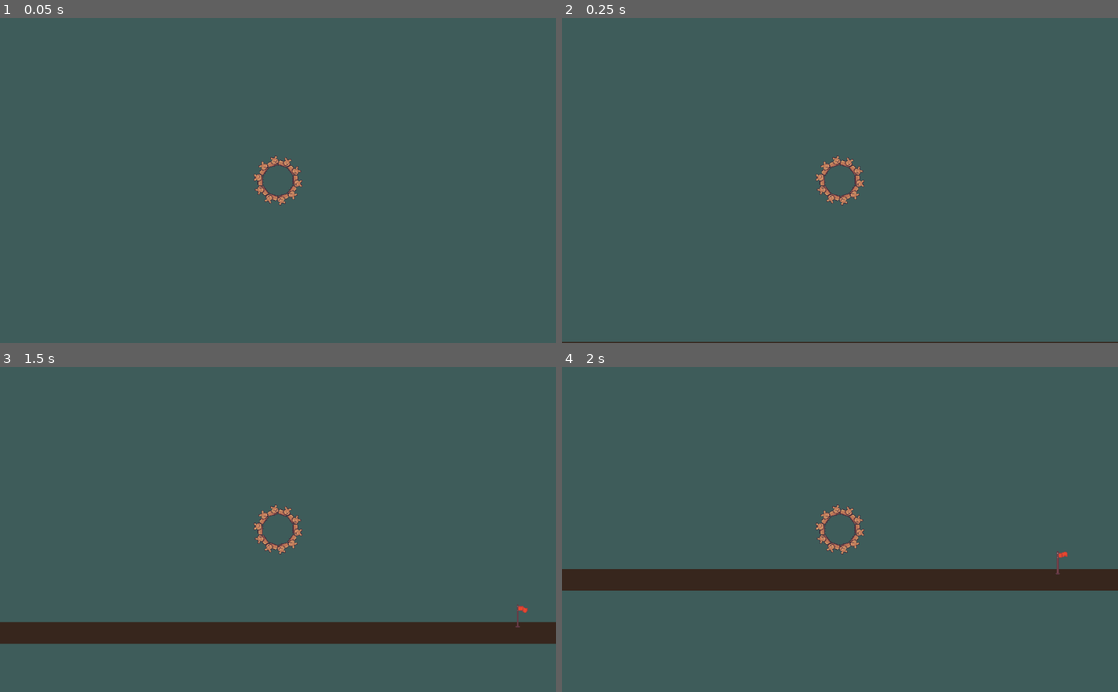
Above: before the commit, frames 1-4 (two rows, left to right).
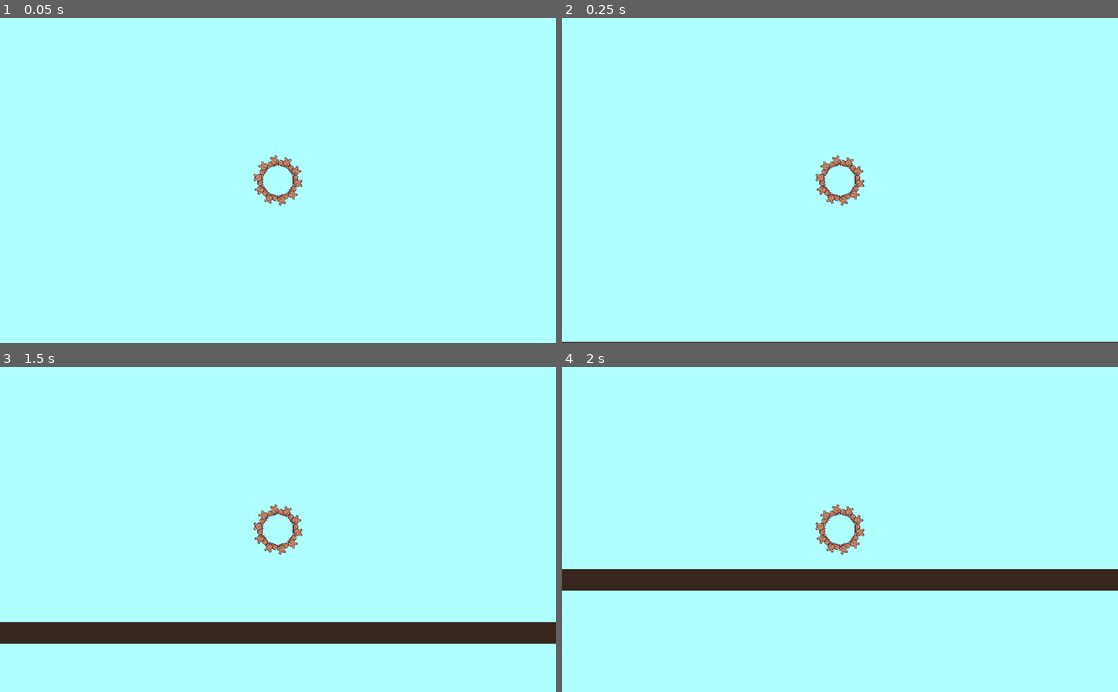
Above: after the commit, the same moments.

Repository: MichaelBelousov/optt-multiplayer-jam
Game: Godot game, scene res://src/test.tscn
Same seed, same stepped clock (60 frames per second), same inputs: the game is played once before the commit and once after it. This scene is started directly instead of the project's main scene.
Inputs:
- Up to frame 1 (0.05 s): no input
- Up to frame 2 (0.25 s): no input
- Up to frame 3 (1.5 s): tap Enter at 0.5 s; hold D (move_right) 0.53-1.28 s; tap Space at 0.6, 0.77, 1.07 s; hold A (move_left) from 1.28 s (still down); tap Left (p2_move_left) at 1.35 s
- Up to frame 4 (2 s): keep holding A (move_left); tap Space at 1.52, 1.55, 1.82 s

The runs differ from the first frame. In frame 1, 100% of the frame differs, in the area x 0-100%, y 0-100%; in frame 2, 99%; in frame 3, 93%; in frame 4, 93%.

Commit message:
work on victory condition and add theme with a pixel font

Diff:
--- a/project.godot
+++ b/project.godot
@@ -97,4 +97,5 @@
 [rendering]
 
 quality/driver/driver_name="GLES2"
+environment/default_clear_color=Color( 0.686275, 1, 0.992157, 1 )
 environment/default_environment="res://default_env.tres"
--- /dev/null
+++ b/src/flag.gd
@@ -0,0 +1,26 @@
+extends Node2D
+
+const HamsterWheel = preload("res://src/hamster_wheel.gd")
+
+func on_area_entered(body: Node) -> void:
+  if body is HamsterWheel:
+    victory()
+
+
+var victory_satisified := false
+
+func victory() -> void:
+  print("victory!")
+  var victory_overlay = preload("res://ui/VictoryOverlay.tscn").instance()
+  get_tree().current_scene.add_child(victory_overlay)
+  victory_satisified = true
+
+
+func _unhandled_input(evt) -> void:
+  if evt is InputEventKey and  evt.scancode == KEY_SPACE and evt.pressed:
+    try_accept_victory()
+
+
+func try_accept_victory() -> void:
+  if not victory_satisified: return
+  print("victory accepted!")
--- a/src/flag.tscn
+++ b/src/flag.tscn
@@ -1,6 +1,7 @@
-[gd_scene load_steps=7 format=2]
+[gd_scene load_steps=9 format=2]
 
 [ext_resource path="res://art-src/flag.png" type="Texture" id=1]
+[ext_resource path="res://src/flag.gd" type="Script" id=2]
 
 [sub_resource type="AtlasTexture" id=1]
 atlas = ExtResource( 1 )
@@ -26,10 +27,23 @@
 "speed": 5.0
 } ]
 
+[sub_resource type="CapsuleShape2D" id=6]
+radius = 7.0
+height = 22.0
+
 [node name="Flag" type="Node2D"]
+script = ExtResource( 2 )
 
 [node name="AnimatedSprite" type="AnimatedSprite" parent="."]
 position = Vector2( 6, -15 )
 frames = SubResource( 5 )
 frame = 1
 playing = true
+
+[node name="Area" type="Area2D" parent="."]
+
+[node name="ColShape" type="CollisionShape2D" parent="Area"]
+position = Vector2( 0, -17 )
+shape = SubResource( 6 )
+
+[connection signal="body_entered" from="Area" to="." method="on_area_entered"]
--- a/src/test.tscn
+++ b/src/test.tscn
@@ -6,25 +6,28 @@
 
 [node name="Level1" type="Node2D"]
 
-[node name="SkyRect" type="ColorRect" parent="."]
-margin_left = -240.0
-margin_top = -104.0
-margin_right = 1408.0
-margin_bottom = 864.0
-color = Color( 0.243137, 0.360784, 0.352941, 1 )
+[node name="Ground1" type="StaticBody2D" parent="."]
 
-[node name="StaticBody2D" type="StaticBody2D" parent="."]
+[node name="CollisionPolygon2D" type="CollisionPolygon2D" parent="Ground1"]
+position = Vector2( 520, 563 )
+polygon = PoolVector2Array( 640, -19, 640, 13, -880, 13, -880, -547, -848, -547, -848, -19 )
 
-[node name="CollisionPolygon2D" type="CollisionPolygon2D" parent="StaticBody2D"]
+[node name="Polygon2D" type="Polygon2D" parent="Ground1/CollisionPolygon2D"]
+color = Color( 0.215686, 0.14902, 0.113725, 1 )
+polygon = PoolVector2Array( 640, -19, 640, 13, -880, 13, -880, -547, -848, -547, -848, -19 )
+
+[node name="Ground2" type="StaticBody2D" parent="."]
+
+[node name="CollisionPolygon2D" type="CollisionPolygon2D" parent="Ground2"]
 position = Vector2( 520, 563 )
-polygon = PoolVector2Array( 640, -19, 640, 13, -520, 13, -520, -19 )
+polygon = PoolVector2Array( 896, -3, 1048, -3, 1048, -163, 896, -163 )
 
-[node name="Polygon2D" type="Polygon2D" parent="StaticBody2D/CollisionPolygon2D"]
+[node name="Polygon2D" type="Polygon2D" parent="Ground2/CollisionPolygon2D"]
 color = Color( 0.215686, 0.14902, 0.113725, 1 )
-polygon = PoolVector2Array( 640, -19, 640, 13, -520, 13, -520, -19 )
+polygon = PoolVector2Array( 896, -3, 1048, -3, 1048, -163, 896, -163 )
 
 [node name="Flag" parent="." instance=ExtResource( 3 )]
-position = Vector2( 968, 552 )
+position = Vector2( 1544, 400 )
 
 [node name="HamsterWheel" parent="." instance=ExtResource( 1 )]
 position = Vector2( 516, 303 )
--- a/ui/ConnectMenu.tscn
+++ b/ui/ConnectMenu.tscn
@@ -1,14 +1,16 @@
-[gd_scene load_steps=5 format=2]
+[gd_scene load_steps=6 format=2]
 
 [ext_resource path="res://ui/ConnectMenu.gd" type="Script" id=1]
 [ext_resource path="res://audio-files/sfx_UI_Click.wav" type="AudioStream" id=2]
 [ext_resource path="res://audio-files/lvl_2.ogg" type="AudioStream" id=3]
 [ext_resource path="res://audio-files/sfx_UI_BackClick.wav" type="AudioStream" id=4]
+[ext_resource path="res://ui/DefaultTheme.tres" type="Theme" id=5]
 
 [node name="Panel" type="Panel"]
 anchor_right = 1.0
 anchor_bottom = 1.0
 rect_scale = Vector2( 1.00938, 0.999507 )
+theme = ExtResource( 5 )
 script = ExtResource( 1 )
 
 [node name="Tabs" type="TabContainer" parent="."]
@@ -23,20 +25,20 @@
 anchor_right = 1.0
 anchor_bottom = 1.0
 margin_left = 4.0
-margin_top = 32.0
+margin_top = 44.0
 margin_right = -4.0
 margin_bottom = -4.0
 
 [node name="MusicCheck" type="CheckBox" parent="Tabs/Options"]
 margin_right = 729.0
-margin_bottom = 24.0
+margin_bottom = 34.0
 pressed = true
 text = "Music On"
 
 [node name="SfxCheck" type="CheckBox" parent="Tabs/Options"]
-margin_top = 28.0
+margin_top = 38.0
 margin_right = 729.0
-margin_bottom = 52.0
+margin_bottom = 72.0
 pressed = true
 text = "Sound Effects On"
 
@@ -61,9 +63,10 @@
 margin_bottom = 48.0
 
 [node name="Btns" type="HBoxContainer" parent="Tabs/Connection/Center"]
-margin_left = 318.0
-margin_right = 411.0
-margin_bottom = 20.0
+margin_left = 300.0
+margin_top = -6.0
+margin_right = 428.0
+margin_bottom = 26.0
 custom_constants/separation = 16
 
 [node name="Host" type="Button" parent="Tabs/Connection/Center/Btns"]
--- /dev/null
+++ b/ui/DefaultTheme.tres
@@ -0,0 +1,10 @@
+[gd_resource type="Theme" load_steps=3 format=2]
+
+[ext_resource path="res://ui/m5x7.ttf" type="DynamicFontData" id=1]
+
+[sub_resource type="DynamicFont" id=1]
+size = 32
+font_data = ExtResource( 1 )
+
+[resource]
+default_font = SubResource( 1 )
--- /dev/null
+++ b/ui/VictoryOverlay.tscn
@@ -0,0 +1,28 @@
+[gd_scene load_steps=4 format=2]
+
+[ext_resource path="res://ui/m5x7.ttf" type="DynamicFontData" id=1]
+
+[sub_resource type="DynamicFont" id=1]
+size = 32
+font_data = ExtResource( 1 )
+
+[sub_resource type="Theme" id=2]
+default_font = SubResource( 1 )
+
+[node name="VictoryOverlay" type="Control"]
+anchor_right = 1.0
+anchor_bottom = 1.0
+
+[node name="Label" type="Label" parent="."]
+anchor_left = 0.5
+anchor_top = 0.5
+anchor_right = 0.5
+anchor_bottom = 0.5
+margin_left = -20.0
+margin_top = -7.0
+margin_right = 28.0
+margin_bottom = 7.0
+theme = SubResource( 2 )
+text = "Victory! Host press space to go to the next level"
+align = 1
+valign = 1
Binary file added: ui/m5x7.ttf
